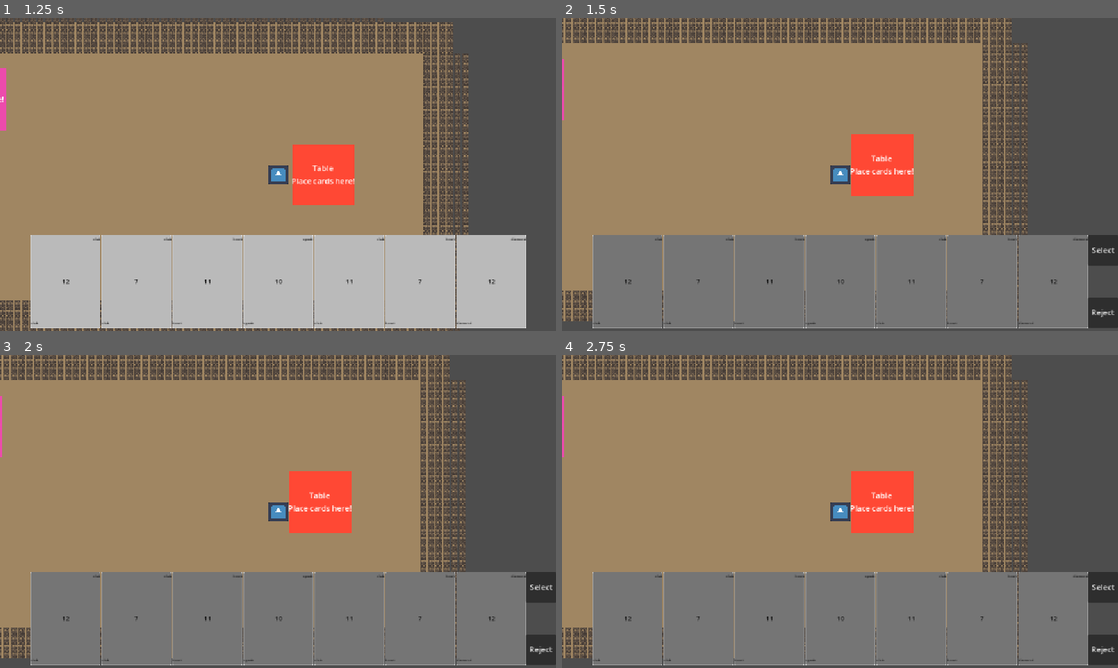
Above: before the commit, frames 1-4 (two rows, left to right).
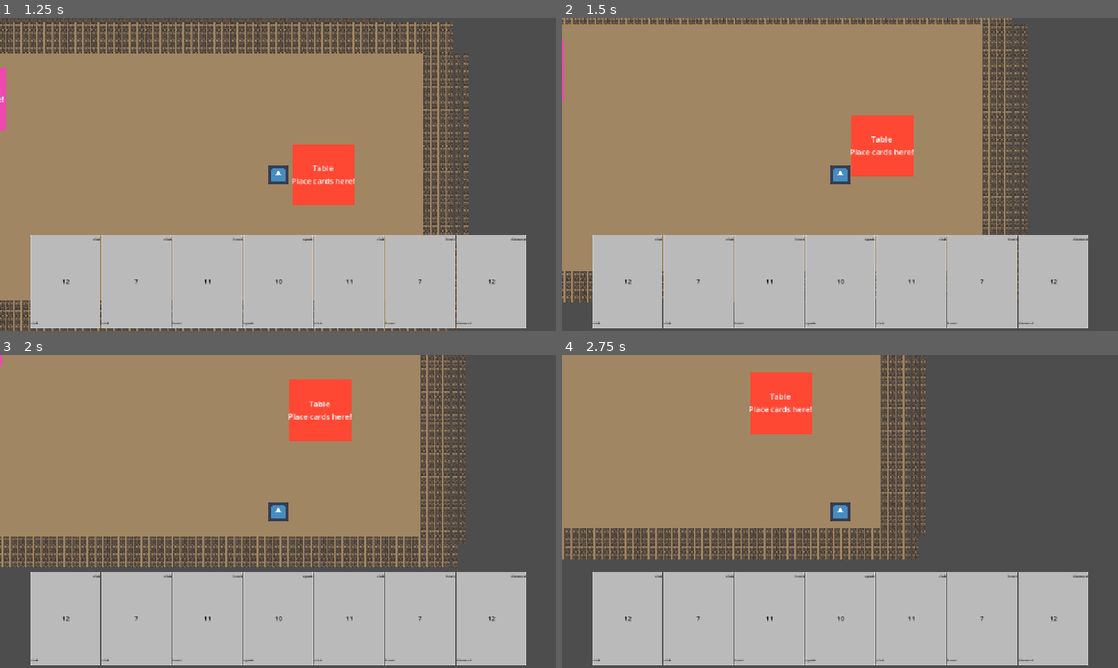
Above: after the commit, the same moments.

Repository: Surinalive/Skummy-Rummy
Game: Godot game, scene res://Game.tscn
The game is run twice, just before and just after one commit, with the same random seed, the same clock (stepped at 60 frames per second) and the same inputs. The engine's default icon, where the game draws it, is replaced by a stand-in: a white triangle on a blue panel in a dark square.
Inputs:
- Up to frame 1 (1.25 s): tap Enter at 0.5 s; hold D (right) from 0.53 s (still down); hold F (action) from 0.53 s (still down)
- Up to frame 2 (1.5 s): release D (right) at 1.28 s; release F (action) at 1.28 s; hold S (down) from 1.28 s (still down); tap F (action) at 1.35 s
- Up to frame 3 (2 s): keep holding S (down)
- Up to frame 4 (2.75 s): release S (down) at 2.03 s; hold D (right) from 2.03 s (still down); hold F (action) from 2.03 s (still down)

Frame 1 is identical in both runs. In frame 2, 36% of the frame differs, in the area x 0-100%, y 0-100%; in frame 3, 46%; in frame 4, 55%.

Commit message:
I was here

Diff:
--- /dev/null
+++ b/skummy-rummy/game/scenes/Game.tscn
@@ -0,0 +1,12 @@
+[gd_scene load_steps=2 format=3 uid="uid://dvt76fk8vkj4d"]
+
+[ext_resource type="Script" uid="uid://cu3ibwvcbpq1d" path="res://game/scripts/Game.gd" id="1_o003k"]
+
+[node name="Game" type="Node"]
+script = ExtResource("1_o003k")
+
+[node name="StartTimer" type="Timer" parent="."]
+wait_time = 2.0
+one_shot = true
+
+[connection signal="timeout" from="StartTimer" to="." method="_on_start_timer_timeout"]
--- a/skummy-rummy/player/scenes/player.tscn
+++ b/skummy-rummy/player/scenes/player.tscn
@@ -7,9 +7,14 @@
 [sub_resource type="CircleShape2D" id="CircleShape2D_yw30f"]
 radius = 23.0
 
+[sub_resource type="SceneReplicationConfig" id="SceneReplicationConfig_8h4do"]
+properties/0/path = NodePath(".:position")
+properties/0/spawn = true
+properties/0/replication_mode = 1
+
 [node name="Player" type="CharacterBody2D"]
-collision_layer = 3
-motion_mode = 1
+collision_layer = 4
+collision_mask = 3
 script = ExtResource("1_g1dw6")
 
 [node name="PlayerInterface" parent="." instance=ExtResource("2_yw30f")]
@@ -24,3 +29,6 @@
 shape = SubResource("CircleShape2D_yw30f")
 
 [node name="Camera2D" type="Camera2D" parent="."]
+
+[node name="MultiplayerSynchronizer" type="MultiplayerSynchronizer" parent="."]
+replication_config = SubResource("SceneReplicationConfig_8h4do")
Not shown, changed: skummy-rummy/art/brackeys_platformer_assets/fonts/PixelOperator8-Bold.ttf.import
Not shown, changed: skummy-rummy/art/brackeys_platformer_assets/fonts/PixelOperator8.ttf.import
Not shown: 1 places in skummy-rummy/player/scenes/player.tscn that only renumber resources
